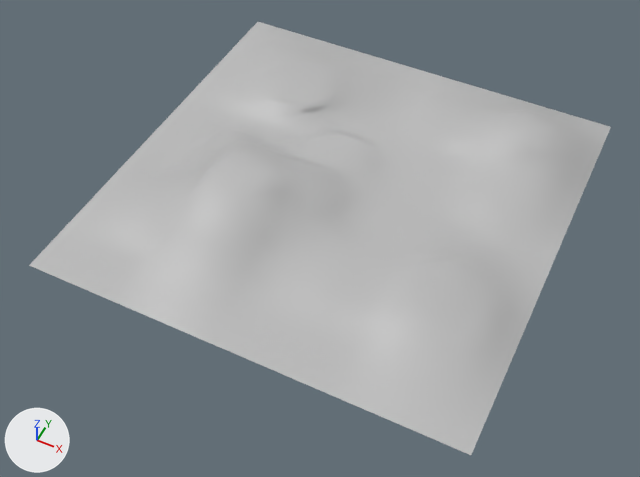
An edit to the Blender file models/hills/hills.blend, drawn before and after from the same camera.
Both versions are drawn from a 50 mm camera at (77.3, -168.5, 186.1) aimed at (0.8, -15.7, -4.9). Lighting does not change. The marker at lower left points along +X, +Y and +Z.
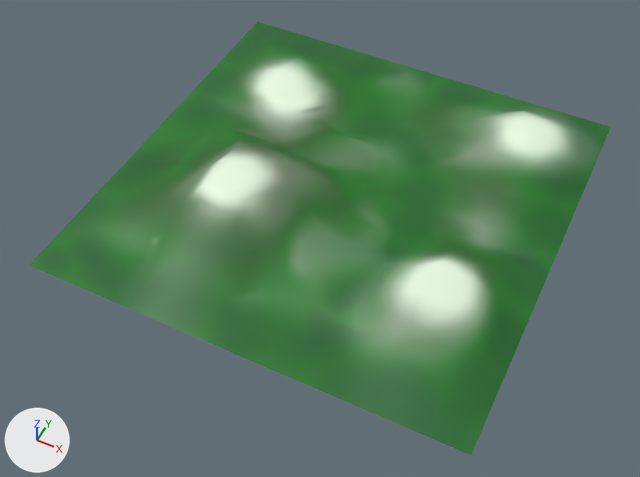
Location of each change, (x1, y1, x2, y2) in pixels of the pictures (640 x 477 px):
'Grid', surface changed (grey to green): (29, 22, 611, 455) in both

What changed in the scene script:
```text
Add img_plains_base:
    img_plains_base = load_image('plains-base', 'hills-base.png', 1024, 1024, 'sRGB')
Change mat_material_001:
    remove mat_material_001.base_color = (0.5, 0.5, 0.5)  # grey #bcbcbc
    add mat_material_001.texture = img_plains_base
```
